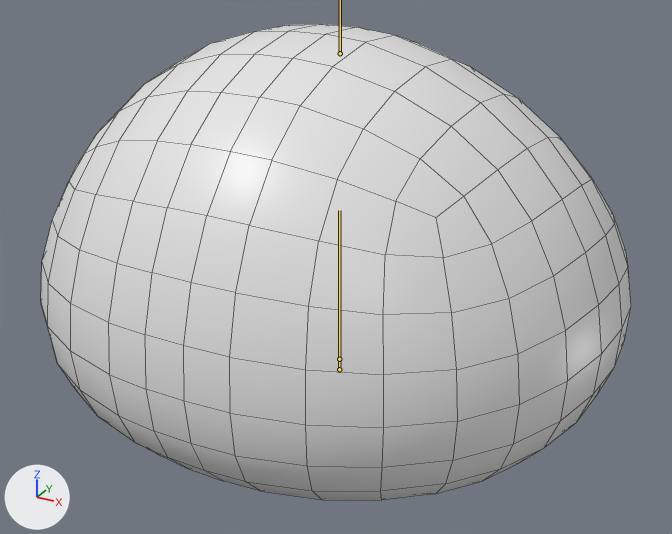
What one commit did to the FBX model Content/Characters/Slime/Body/蓄力动画结束.fbx.
Before and after are seen from a 50 mm lens placed at (1.016, -1.867, 0.855), pointed at (0.018, -0.053, -0.052). Every picture has the same lights, and +X, +Y and +Z are marked at lower left. The picture after the commit comes second. Both versions are drawn at frame 22 of the action 'Scene'; the numbers are the values there. The bones that change, and the others that lie on the model, are drawn over the model as lines. Mesh edges are drawn as thin lines.

Objects in the first picture: 'body'.
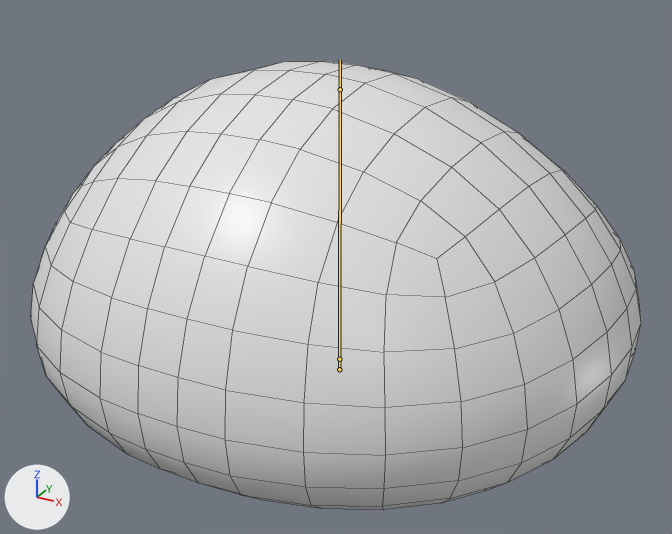
Location of each change, (x1, y1, x2, y2) in pixels of the pictures (672 x 534 px):
'body', posed
    before: (41, 24, 631, 500)
    after: (31, 61, 641, 510)
bone '形变', root to tip
    before: (339, 359) to (339, 339)
    after: (339, 359) to (340, 89)

The change, as a diff of the scene's bpy script:
```diff
--- a/Content/Characters/Slime/Body/蓄力动画结束.fbx.py
+++ b/Content/Characters/Slime/Body/蓄力动画结束.fbx.py
@@ bone_形变 @@
 bone_形变 = bpy.data.objects['骨架'].pose.bones['形变']  # child of '底部'
-bone_形变.scale = (0.97, 1.86, 0.97)
+bone_形变.scale = (1.03, 1.67, 1.03)
@@ bone_顶部 @@
 bone_顶部 = bpy.data.objects['骨架'].pose.bones['顶部']  # child of '控制点'
-bone_顶部.location = (0.0, -0.064, 0.0)
+bone_顶部.location = (0.0, -0.146, 0.0)
```
